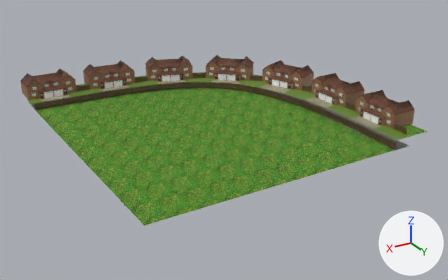
Before and after pictures for a commit that changed the FBX model Assets/Models/Level/Level.fbx.
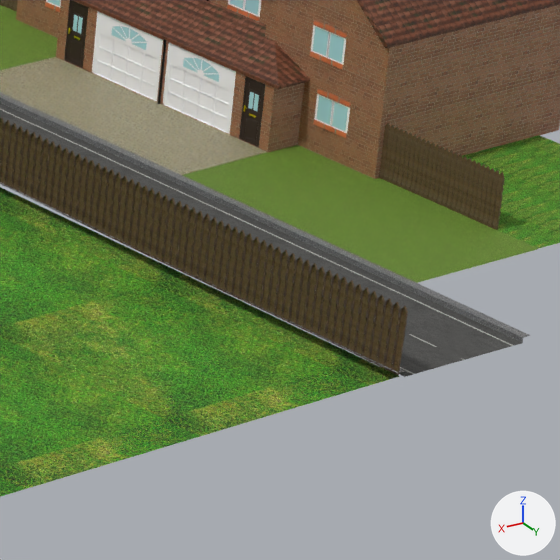
The first picture shows the older version from a 50 mm lens placed at (368.0, 421.0, 172.0), pointed at (139.0, 39.0, -19.0). The close-ups show the older and then the newer version on the part from 79% to 92% of the width and 39% to 60% of the height of that picture. Only the edits that show in the close-ups are written down. Lighting does not change. The marker at lower right points along +X, +Y and +Z. Where no turn or scale is listed for an object, it has been applied to the vertices. Vertices at exactly the same position are counted once.

Script lines for the objects in view, before the commit:
```python
me_cube_031 = bpy.data.meshes.new('Cube.031')
me_cube_031.from_pydata(...)  # 41194 vertices, 36331 faces; spans x -533.0..-345.0, y 0.0..204.0, z -3.0..3.0
me_cube_031.materials.append(mat_paintedwood008c)
me_cube_262 = bpy.data.meshes.new('Cube.262')
me_cube_262.from_pydata(...)  # 28 vertices, 24 faces; spans x -3.4..1.0, y -12.6..12.6, z 5.0..7.5
me_cube_262.materials.append(mat_roofingtiles007_010)
me_plane = bpy.data.meshes.new('Plane')
me_plane.from_pydata(...)  # 2632 vertices, 2209 faces; spans x -290.0..-89.0, y -7.0..210.0, z 0.0
# faces by material slot: [738, 1471]
me_plane.materials.append(mat_road)
me_plane.materials.append(mat_asphalt)
ob_cube_001 = bpy.data.objects.new('Cube.001', me_cube_031)
ob_cube_001.location = (603.2, -52.86, 2.88)
ob_middownroof_006 = bpy.data.objects.new('MidDownRoof.006', me_cube_262)
ob_middownroof_006.location = (47.05, 103.17, 0.97)
ob_road = bpy.data.objects.new('Road', me_plane)
ob_road.location = (347.38, -59.0, 0.0)
# also in view: 'AlwaysGreener' at (163.0, 48.0, -1.0); 'Door.007' at (48.0, 103.0, 3.0); 'Fence.006' at (44.0, 130.0, 3.0); 'Garage.013' at (46.0, 103.0, 3.0); 'SideRoofs.006' at (35.0, 103.0, 14.0)
```
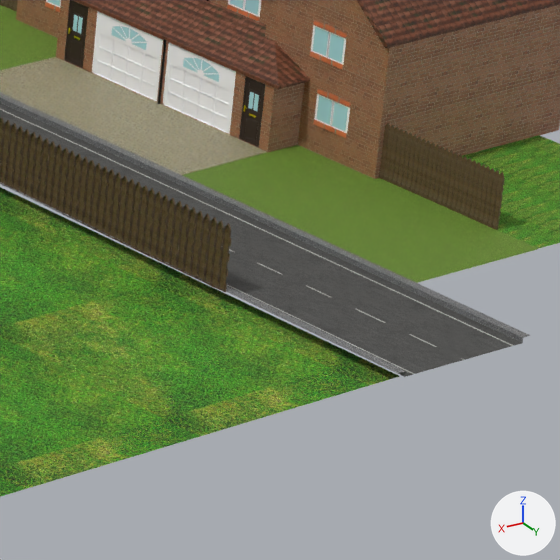
Boxes [x1, y1, x2, y2] around the edits, measured in the close-ups (560 x 560 px):
'Cube.001', reshaped
    before: [0, 117, 408, 375]
    after: [0, 117, 232, 292]
part 1 of me_cube_031, cut back
    before: [212, 221, 408, 375]
    after: [210, 221, 232, 287]

The edits, one by one:
me_cube_031 is used by ob_cube_001; location (603.2, -52.86, 2.88).
me_cube_031 had 41194 vertices, 36331 faces and spanned x -533.0..-345.0, y 0.0..204.0, z -3.0..3.0.
me_cube_031 now has 39235 vertices, 34521 faces and spans x -533.0..-345.0, y 0.0..187.0, z -3.0..3.0.
me_cube_031 part 1: 10 vertices moved within x -533.0, y 185.0..187.0, z -1.0..2.0; 1975 vertices removed from x -533.0, y 187.0..204.0, z -3.0..3.0; 16 vertices added at x -533.0, y 185.0, z -3.0..2.0.
